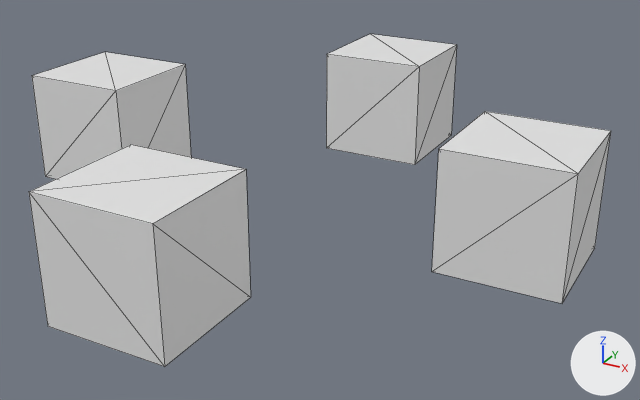
What one commit did to the glTF model editor/res/model.glb.
Camera for both pictures: a camera (50 mm lens) standing at (7.29, -12.36, 5.46) and looking at (0.53, -0.05, -0.69). Arrows for +X, +Y and +Z are at lower right; the lights stay in place. The older version comes first. Mesh edges are drawn as thin lines. Vertices at exactly the same position are counted once.
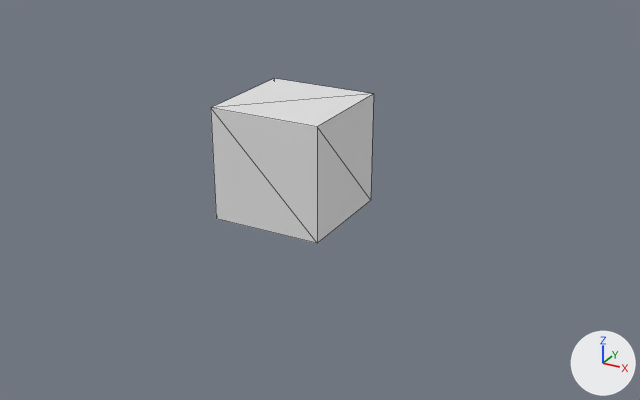
Changed parts and their boxes [x1, y1, x2, y2] in the pictures (640 x 400 px; the box of a moved part takes in the faces that stretch with it):
'Cube', reshaped (72% narrower, 50% shorter)
    before: [29, 34, 611, 367]
    after: [211, 78, 374, 243]
part 1 of me_cube_001, moved or reshaped
    before: [29, 145, 251, 367]
    after: [211, 78, 374, 243]
part 2 of me_cube_001, deleted
    before: [32, 52, 191, 179]
part 3 of me_cube_001, deleted
    before: [432, 111, 611, 303]
part 4 of me_cube_001, deleted
    before: [326, 34, 457, 165]

What changed in the scene script:
```text
Change me_cube_001:
    used by ob_cube; location = (0.0, 0.0, 0.0)
    remove me_cube_001.from_pydata(...)  # 32 vertices, 48 faces; spans x -5.0..5.0, y -5.0..5.0, z -1.0..1.0
    add me_cube_001.from_pydata(...)  # 8 vertices, 12 faces; spans x -1.0..1.0, y -1.0..1.0, z -1.0..1.0
    me_cube_001 part 1: the loose piece of 8 vertices spanning x -1.0..1.0, y -5.0..-3.0, z -1.0..1.0 is moved by (0.0, 4.0, 0.0)
    me_cube_001 part 2: the loose piece of 8 vertices spanning x -5.0..-3.0, y -1.0..1.0, z -1.0..1.0 is deleted
    me_cube_001 part 3: the loose piece of 8 vertices spanning x 3.0..5.0, y -1.0..1.0, z -1.0..1.0 is deleted
    me_cube_001 part 4: the loose piece of 8 vertices spanning x -1.0..1.0, y 3.0..5.0, z -1.0..1.0 is deleted
```
